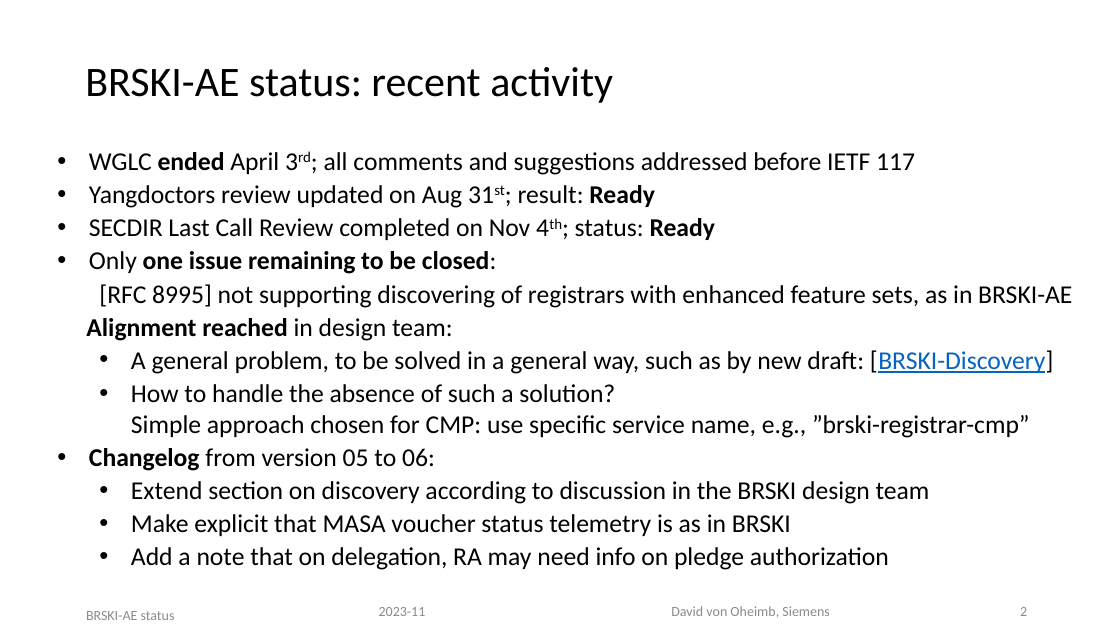
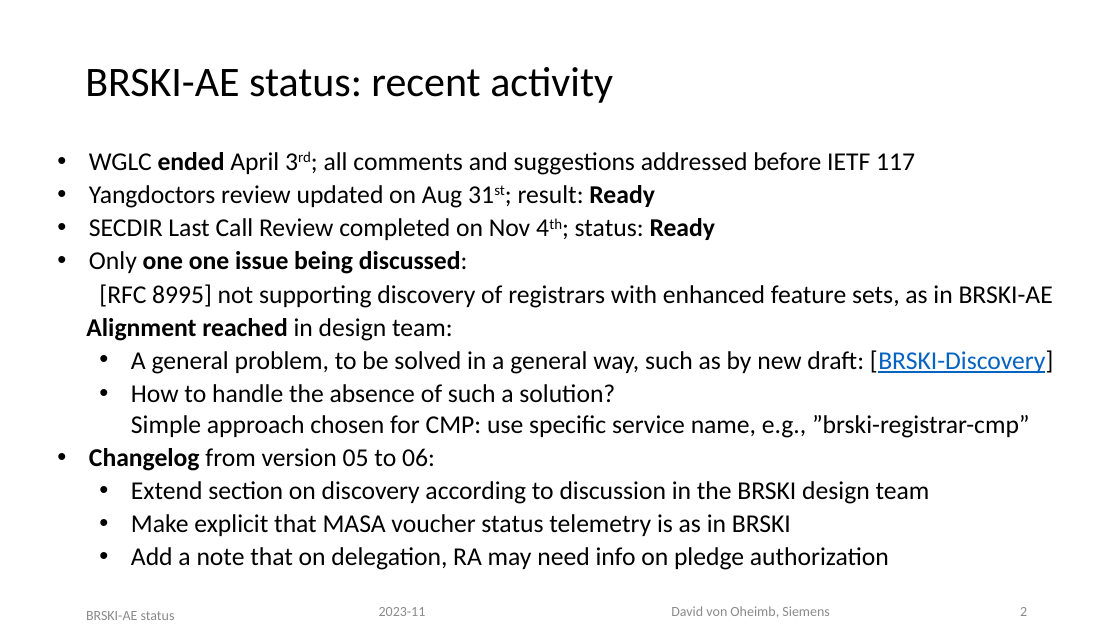
Before and after one commit to anima-wg/anima-brski-ae, a slide deck: slide 2 of presentations/slides-118-BRSKI-AE.pptx. Drawn at 1120x630 pixels with LibreOffice and Linux fonts; fonts in the diff are those of the drawing. Boxes give left, top, right and bottom in pixels: in the first picture for what was removed or moved away, otherwise in the second. Text is boxed around its words. In the diff, an @@ line names an element or a change of style, - is before the commit and + after.

Commit message:
slides-118-BRSKI-AE.pptx: small corrections

```diff
--- a/presentations/slides-118-BRSKI-AE.pptx
+++ b/presentations/slides-118-BRSKI-AE.pptx
@@ text at bbox=[89, 251, 1053, 308]: text changed @@
-• Only one issue remaining to be closed:
-  [RFC 8995] not supporting discovering of registrars with enhanced feature sets, as in BRSKI-AE
+• Only one one issue being discussed:
+  [RFC 8995] not supporting discovery of registrars with enhanced feature sets, as in BRSKI-AE
```
Also in this commit, not shown: 1 other slide changed.
